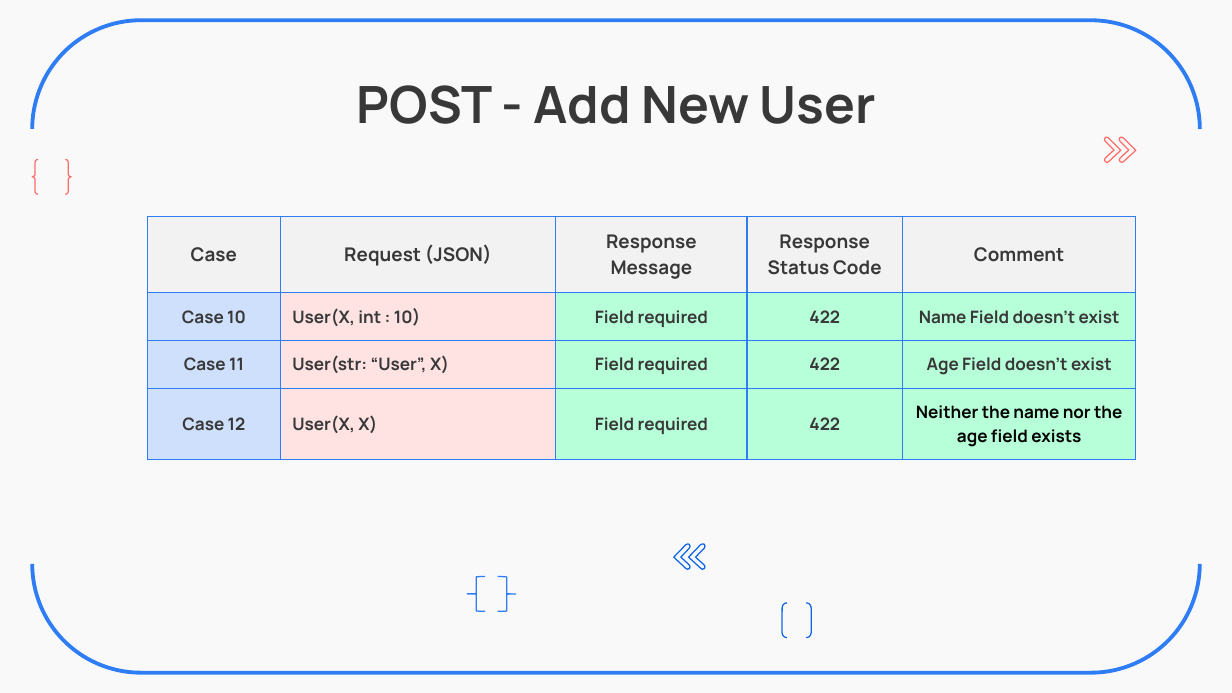
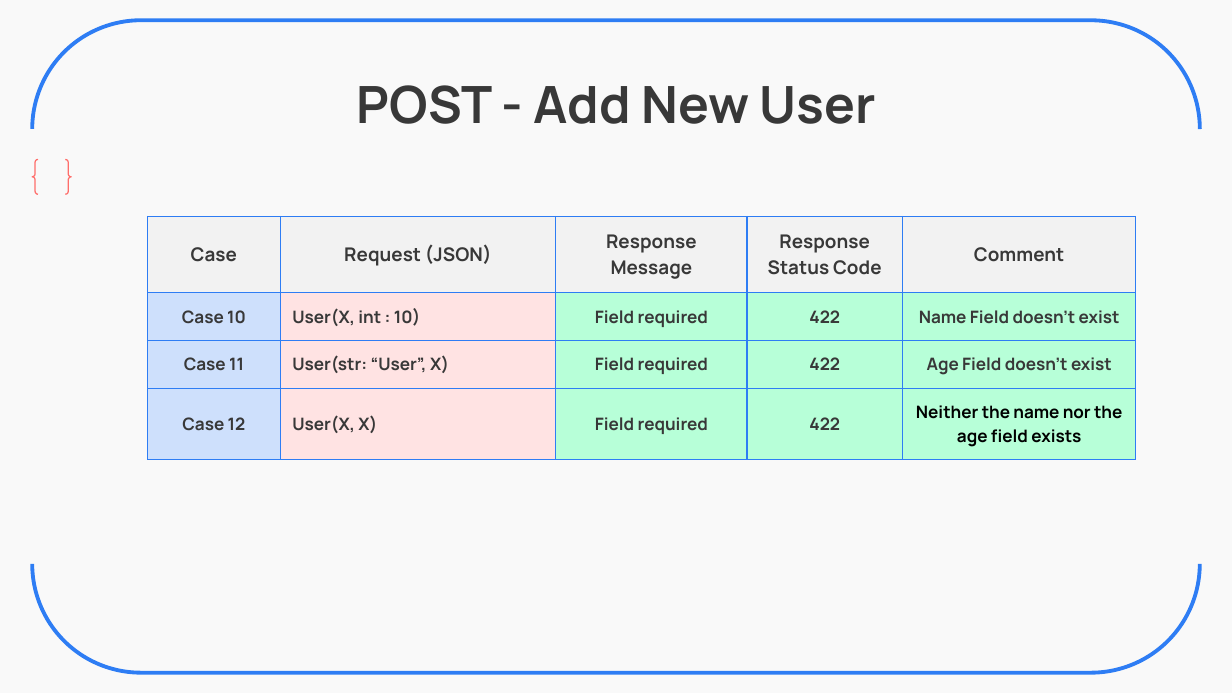
Before and after one commit to ZavierHuang/RESTFUL-API-DESIGN, a slide deck: slide 9 of 黃昱叡_和碩線下測驗_UnitTest_Restful_V2.pptx. Drawn at 1232x693 pixels with LibreOffice and Linux fonts; fonts in the diff are those of the drawing. Boxes give left, top, right and bottom in pixels: in the first picture for what was removed or moved away, otherwise in the second. Text is boxed around its words. In the diff, an @@ line names an element or a change of style, - is before the commit and + after.

```diff
--- a/黃昱叡_和碩線下測驗_UnitTest_Restful_V2.pptx
+++ b/黃昱叡_和碩線下測驗_UnitTest_Restful_V2.pptx
@@ group removed at [674, 137, 1136, 570]: 4 freeform shapes @@
@@ left brace removed at [467, 577, 485, 611] @@
@@ left brace removed at [498, 577, 516, 611] @@
@@ bracket pair removed at [782, 602, 812, 637] @@
```
Also in this commit, not shown: 8 other slides changed.
